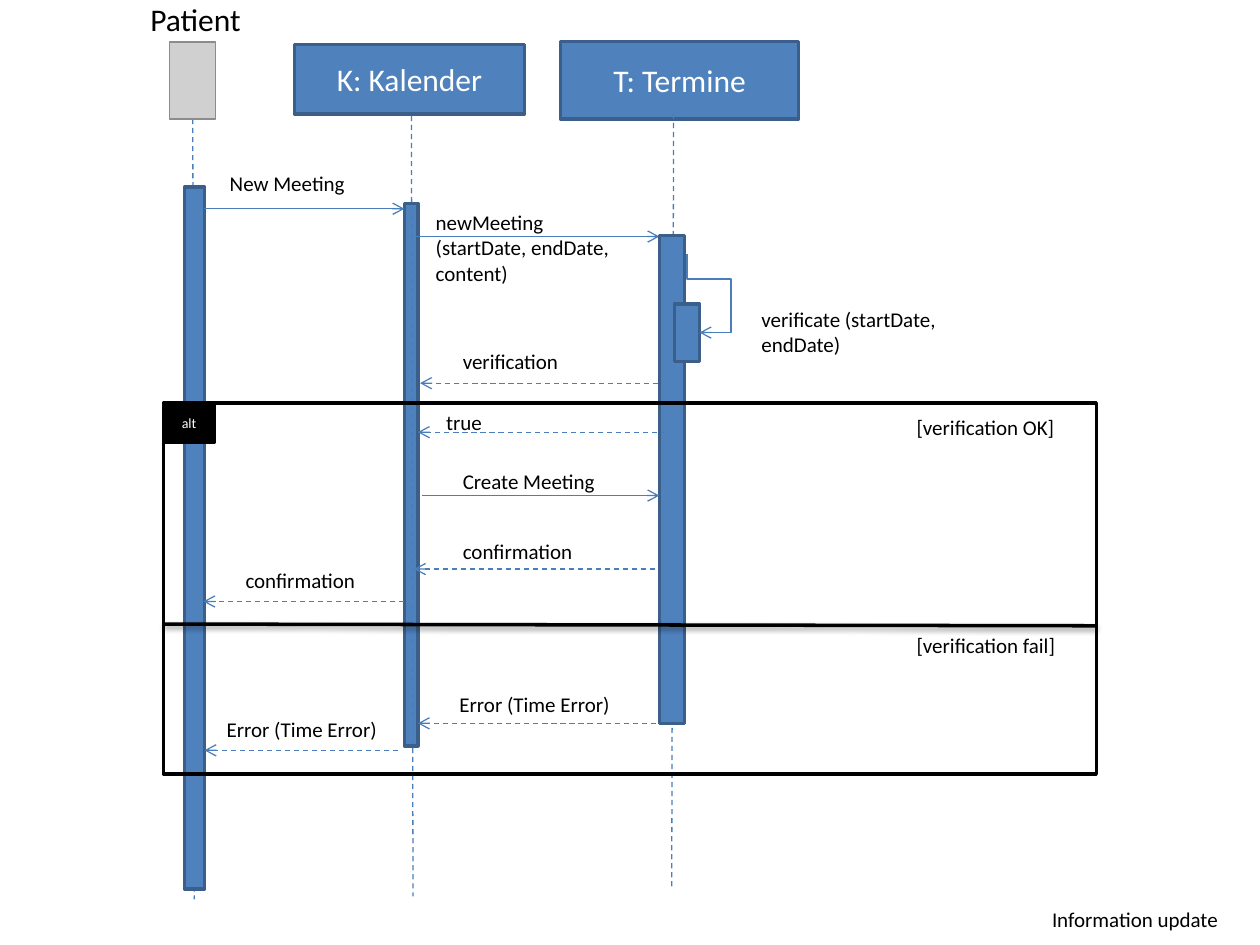
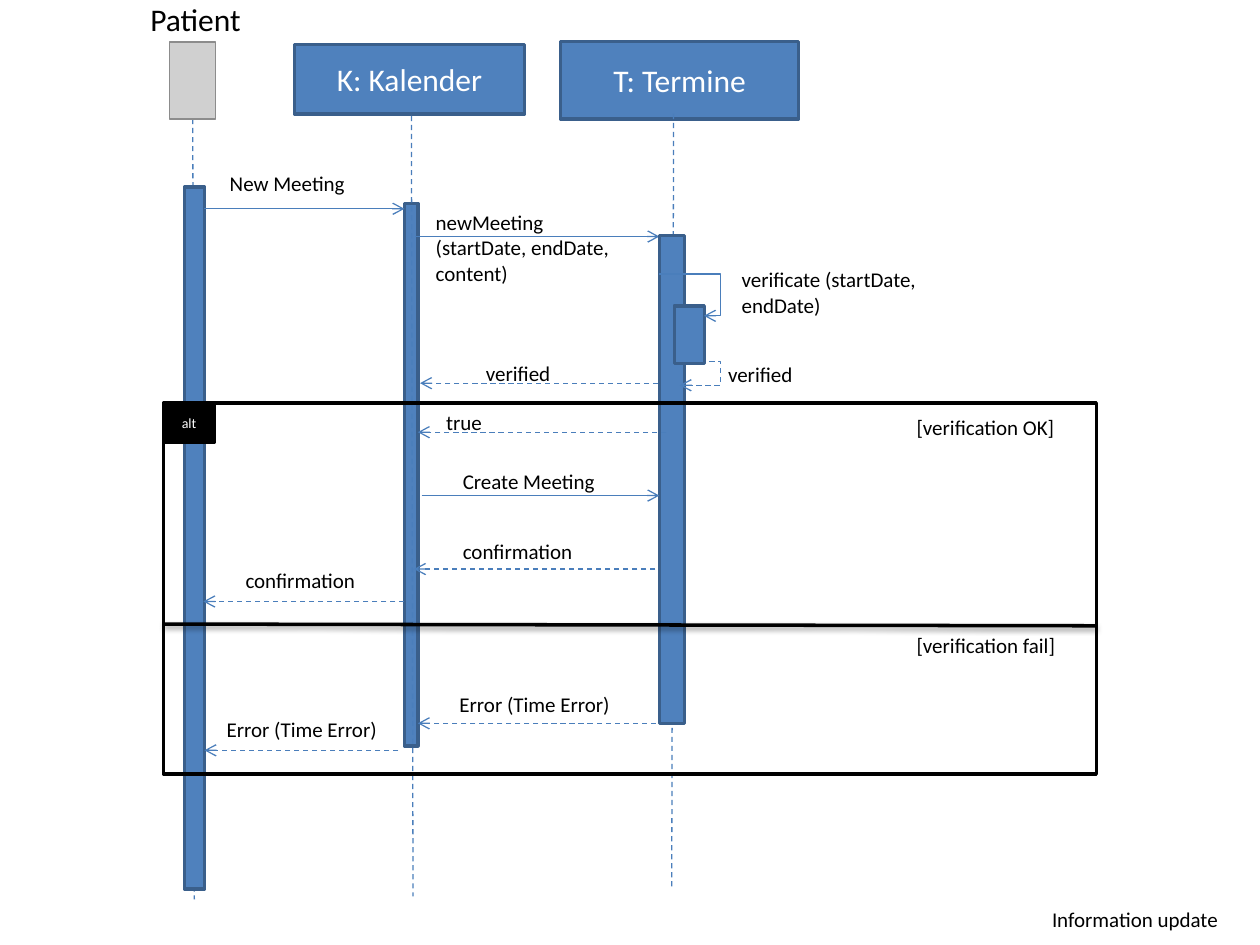
Before and after one commit to zyssm4/ch.bfh.btx8081.w2015.red, a slide deck: slide 1 of doc/Task07/sequenzdiagramm.pptx. Drawn at 1260x945 pixels with LibreOffice and Linux fonts; fonts in the diff are those of the drawing; grey boxes stand for pictures. Boxes give left, top, right and bottom in pixels: in the first picture for what was removed or moved away, otherwise in the second. Text is boxed around its words. In the diff, an @@ line names an element or a change of style, - is before the commit and + after.

```diff
--- a/doc/Task07/sequenzdiagramm.pptx
+++ b/doc/Task07/sequenzdiagramm.pptx
@@ text "verificate (startDate, endDate)": place and size @@
-text "verificate (startDate, endDate)" at [761,312,936,355]
+text "verificate (startDate, endDate)" at [742,272,916,316]
@@ elbow arrow moved from (687, 255) - (699, 333) to (659, 275) - (704, 316) @@
@@ rectangle: place and size @@
-rectangle at [674,304,699,362]
+rectangle at [674,306,704,364]
@@ text at [486,366,550,384]: text changed @@
-verification
+verified
@@ elbow arrow added from (709, 362) to (679, 386), #4B7EBC 0.75 pt dashed @@
@@ text added at [728,367,792,382], 12 pt, text #000000 @@
+verified
```
Also in this commit, not shown: 1 other slide changed, 2 other files.
